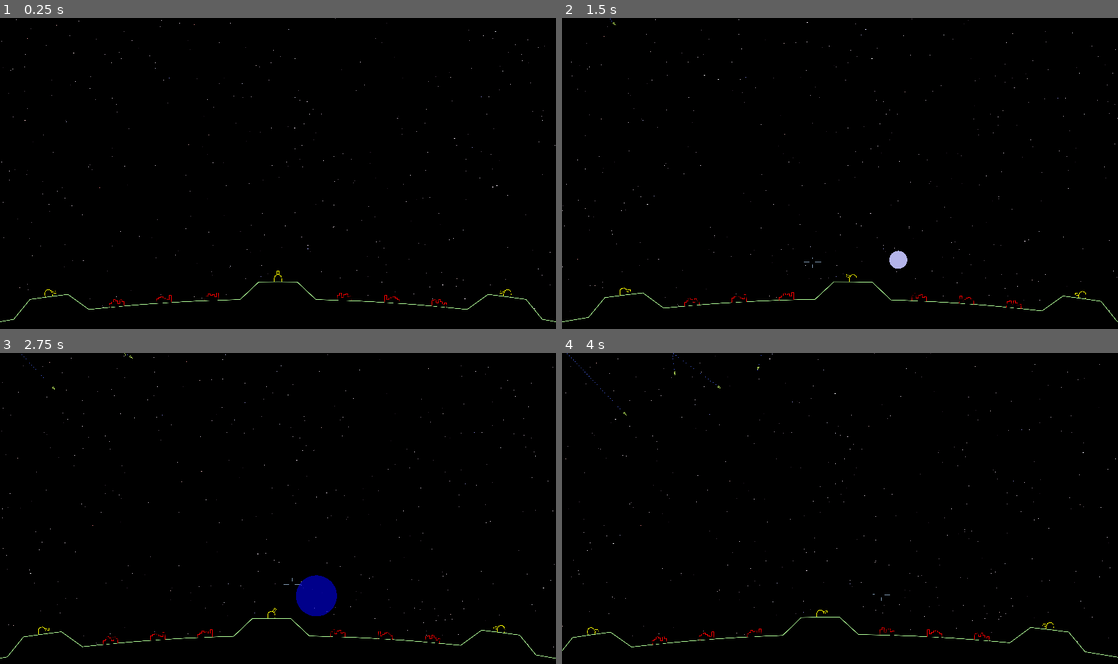
Above: before the commit, frames 1-4 (two rows, left to right).
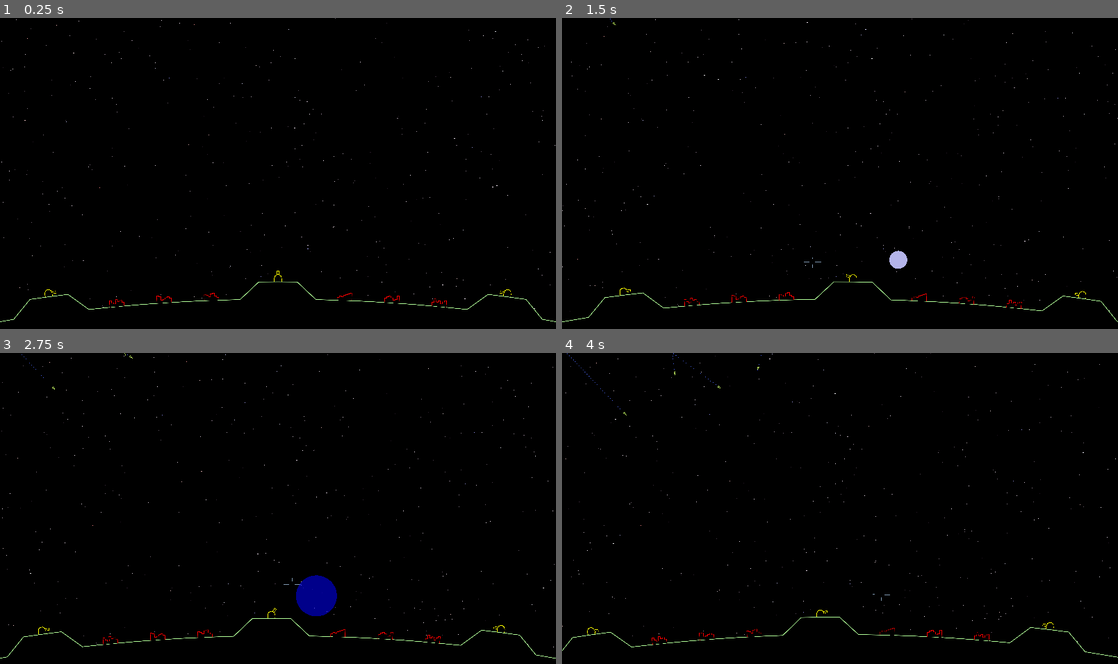
Above: after the commit, the same moments.

Repository: tartley/missile-commander
Game: Godot game, scene res://src/main/main.tscn
The game is run twice, just before and just after one commit, with the same random seed, the same clock (stepped at 60 frames per second) and the same inputs.
Inputs (mouse positions are in pixels of both pictures, inside the frame that each line leads up to):
- Up to frame 1 (0.25 s): no input
- Up to frame 2 (1.5 s): tap Enter at 0.5 s; move the mouse to (867, 173) at 0.52 s; hold W from 0.53 s (still down); move the mouse to (812, 176) at 1.27 s
- Up to frame 3 (2.75 s): keep holding W; move the mouse to (289, 502) at 2.02 s
- Up to frame 4 (4 s): keep holding W; move the mouse to (834, 514) at 2.77 s; move the mouse to (878, 511) at 3.52 s

The runs differ from the first frame. In frame 1, 0.1% of the frame differs, in the area x 19-81%, y 88-93%; in frame 2, less than 0.1%; in frame 3, 0.1%; in frame 4, 0.1%.

Commit message:
Rationalize .destroy() in City

Diff:
--- a/src/city/city.gd
+++ b/src/city/city.gd
@@ -2,21 +2,24 @@
 
 const COLUMNS := 7
 const SIZE := 100.0
+const FORE := Color.RED
+const FORE_DESTROYED := Color(.3, .3, .3)
+const FILL := Color.BLACK
 
-var verts:Array[Vector2]
-var color:Color
-var destroyed: bool:
-    set(value):
-        if value:
-            self.verts = get_destroyed_verts()
-            self.color = Color(.3, .3, .3)
-        else:
-            self.verts = get_regular_verts()
-            self.color = Color.RED
-        destroyed = value
-        self.queue_redraw()
+var verts := get_regular_verts()
+var color := FORE
+var destroyed := false
 
-func get_regular_verts():
+func _ready():
+    self.name = Common.get_unique_name(self)
+    self.destroyed = false
+    self.add_to_group("cities")
+
+func _draw():
+    draw_polygon(self.verts, [FILL])
+    draw_polyline(self.verts, self.color, 2.0, true)
+
+func get_regular_verts() -> Array[Vector2]:
     var retval: Array[Vector2] = []
     var heights:Array[int] = [20, 25, 30, 35, 40, 45, 50]
     heights.shuffle()
@@ -37,15 +40,9 @@
     retval.append(Vector2(+SIZE/2.0, 0))
     return retval
 
-func _ready():
-    self.name = Common.get_unique_name(self)
-    self.destroyed = false
-    self.add_to_group("cities")
-
-func _draw():
-    draw_polygon(self.verts, [Color.BLACK])
-    draw_polyline(self.verts, self.color, 2.0, true)
-
 func destroy():
-    # TODO fix this
+    self.verts = get_destroyed_verts()
+    self.color = Color(.3, .3, .3)
+    if not self.destroyed:
+        self.queue_redraw()
     self.destroyed = true
Not shown, changed: README.md
